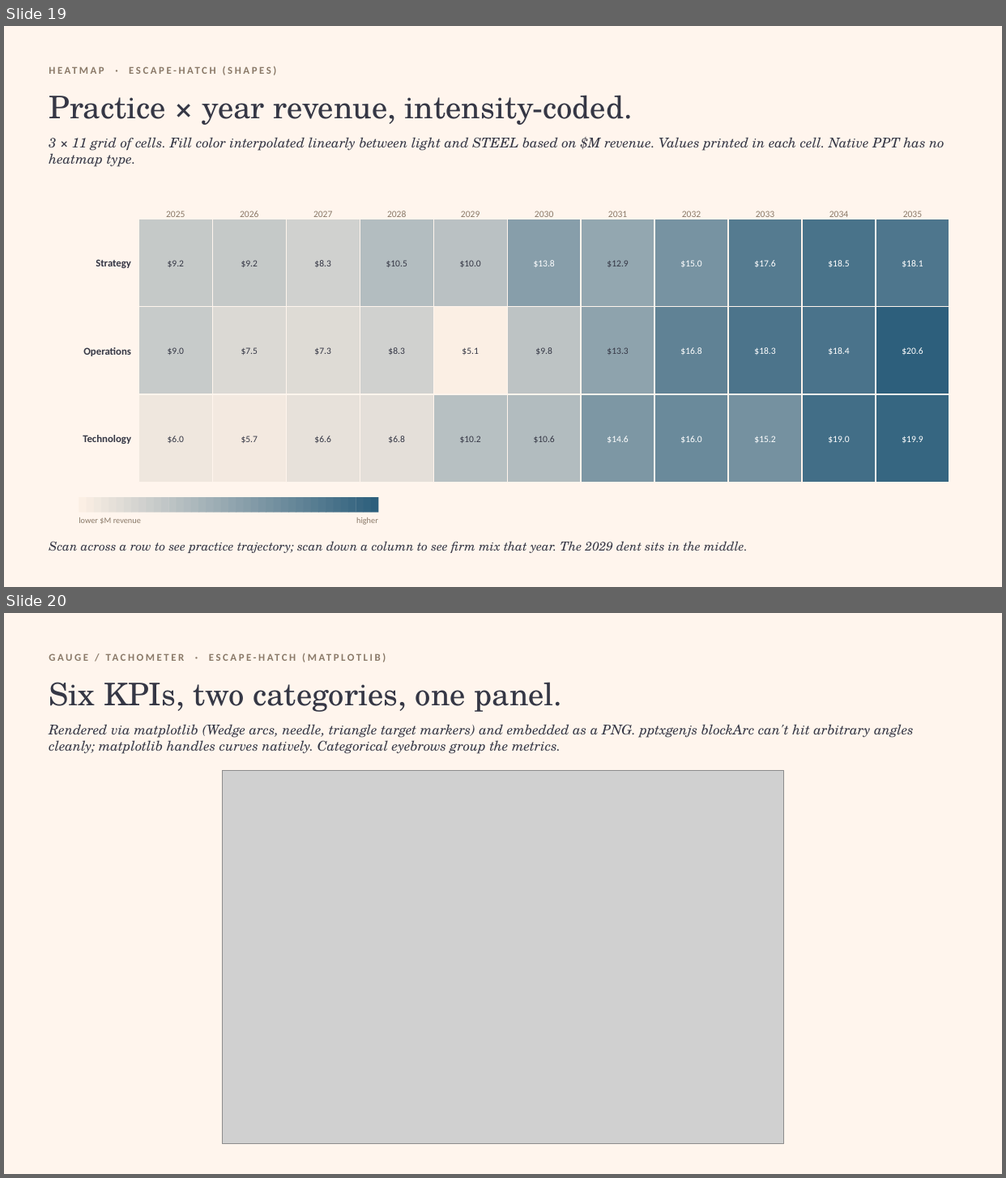
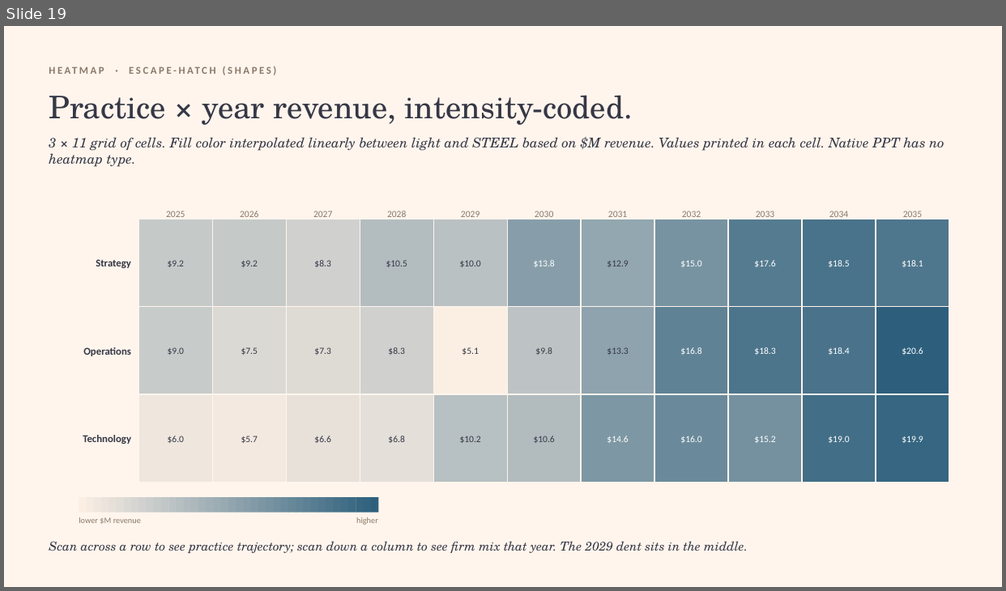
Before and after one commit to nsaperia/claude-pptx-plot, a slide deck: output/audit_deck.pptx. Shown one above the other, each under a label of ours: slides 19 and 20 before the commit, slide 19 after it. The pictures are 1006x1178 and 1006x591 pixels, drawn with LibreOffice and Linux fonts; fonts in the diff are those of the drawing; grey boxes stand for pictures. Boxes give left, top, right and bottom in pixels: in the first picture for what was removed or moved away, otherwise in the second. Text is boxed around its words. In the diff, an @@ line names an element or a change of style, - is before the commit and + after.

```diff
--- a/output/audit_deck.pptx
+++ b/output/audit_deck.pptx
@@ slide 20 removed at (4, 613, 1002, 1174), background #FFF5ED @@
@@ text removed at (49, 650, 648, 671) @@
-GAUGE / TACHOMETER · ESCAPE-HATCH (MATPLOTLIB)
@@ text removed at (49, 682, 563, 712) @@
-Six KPIs, two categories, one panel.
@@ text removed at (49, 724, 913, 754) @@
-Rendered via matplotlib (Wedge arcs, needle, triangle target markers) and embedded as a PNG. pptxgenjs blockArc can't hit arbitrary angles cleanly; matplotlib handles curves natively. Categorical eyebrows group the metrics.
@@ picture removed at (223, 770, 784, 1144) @@
```
Also in this commit, not shown: 1 slide added, 6 other files.
